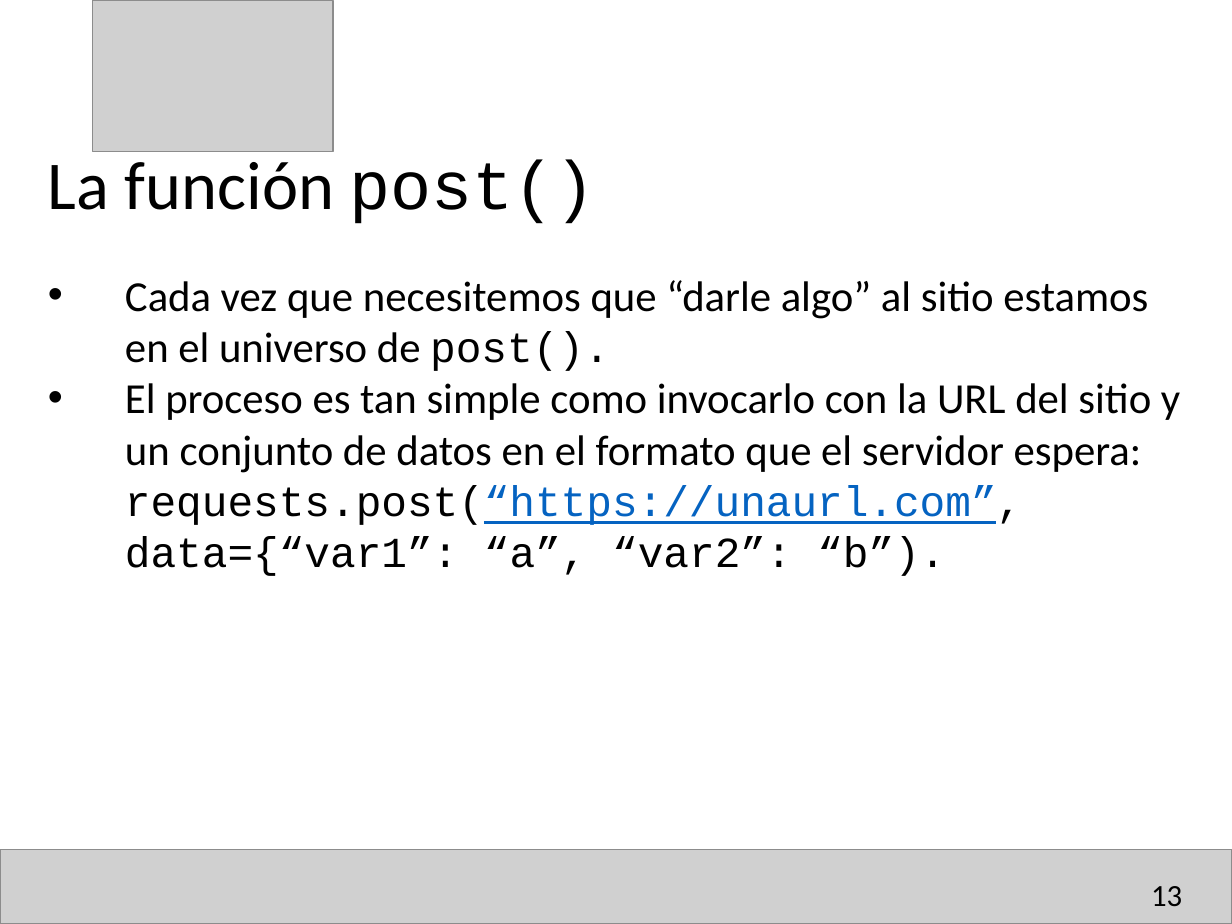
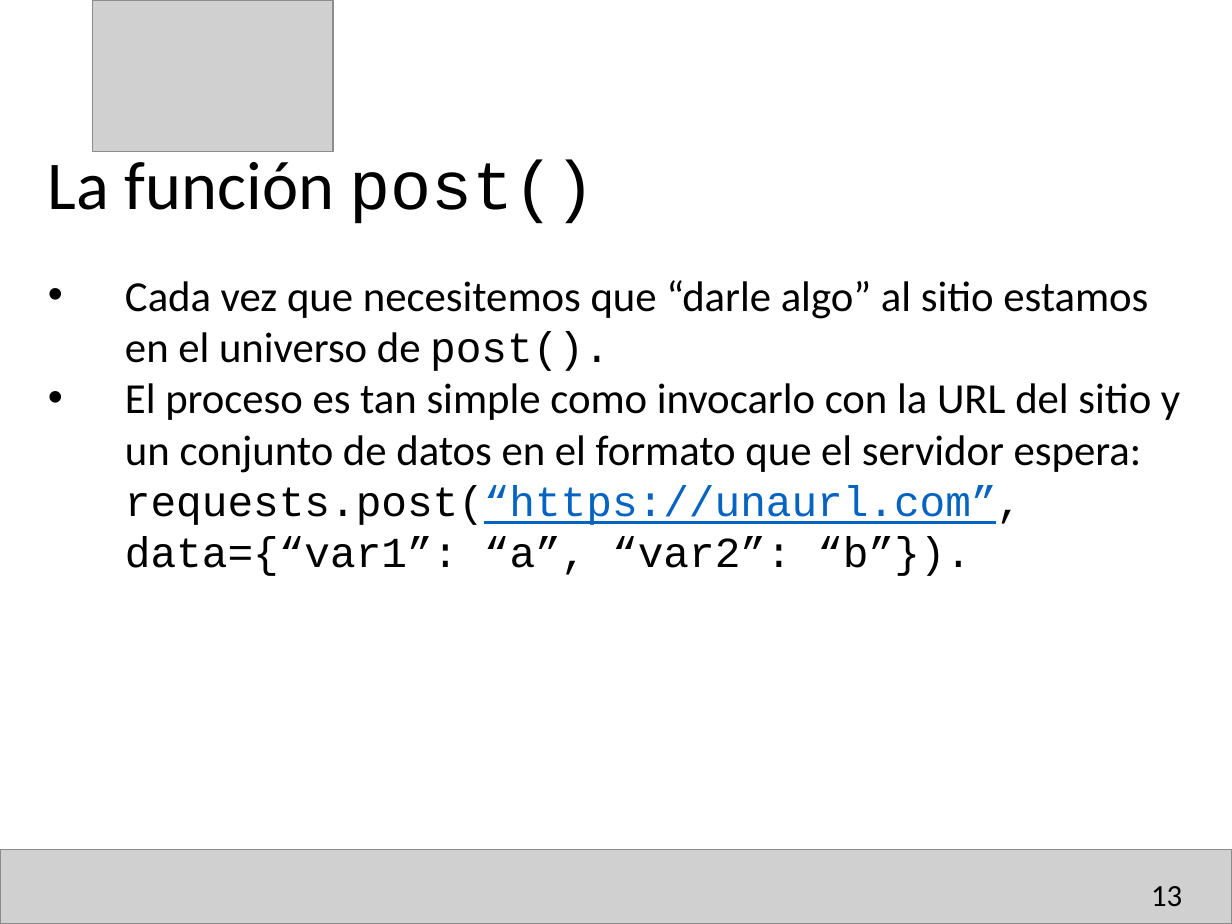
Before and after one commit to rxavier/cpe_ds_scraping, a slide deck: slide 13 of 01_t/t_01_requests.pptx. Drawn at 1232x924 pixels with LibreOffice and Linux fonts; fonts in the diff are those of the drawing; grey boxes stand for pictures; background and template pictures are left out. Boxes give left, top, right and bottom in pixels: in the first picture for what was removed or moved away, otherwise in the second. Text is boxed around its words. In the diff, an @@ line names an element or a change of style, - is before the commit and + after.

Commit message:
Ajustes

```diff
--- a/01_t/t_01_requests.pptx
+++ b/01_t/t_01_requests.pptx
@@ text at box(125, 383, 1180, 576): text changed @@
-• El proceso es tan simple como invocarlo con la URL del sitio y un conjunto de datos en el formato que el servidor espera: requests.post(“https://unaurl.com”, data={“var1”: “a”, “var2”: “b”).
+• El proceso es tan simple como invocarlo con la URL del sitio y un conjunto de datos en el formato que el servidor espera: requests.post(“https://unaurl.com”, data={“var1”: “a”, “var2”: “b”}).
```
